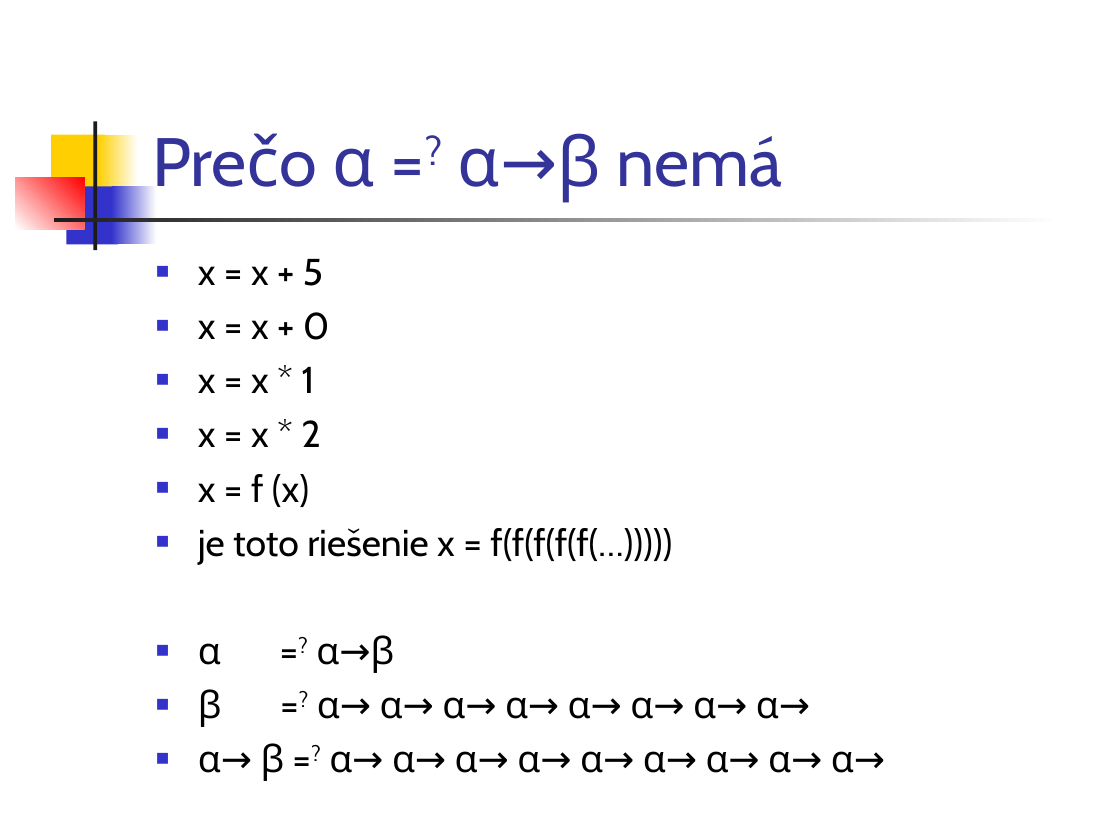
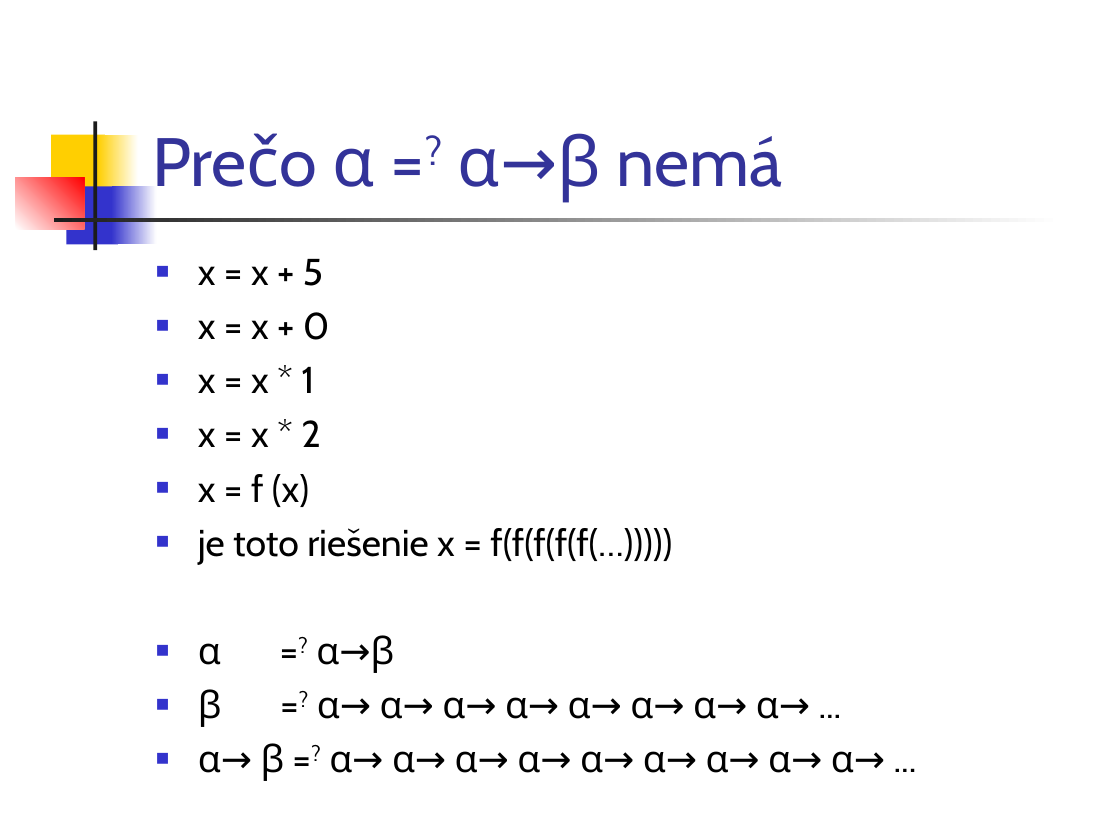
Before and after one commit to Funkcionalne/Prednasky, a slide deck: slide 7 of 08/08_fpro.ppt. Drawn at 1120x840 pixels with LibreOffice and Linux fonts; fonts in the diff are those of the drawing. Boxes give left, top, right and bottom in pixels: in the first picture for what was removed or moved away, otherwise in the second. Text is boxed around its words. In the diff, an @@ line names an element or a change of style, - is before the commit and + after.

```diff
--- a/08/08_fpro.ppt
+++ b/08/08_fpro.ppt
@@ text at <box>198,689,885,781</box>: text changed @@
-■ β =? α→ α→ α→ α→ α→ α→ α→ α→
-■ α→ β =? α→ α→ α→ α→ α→ α→ α→ α→ α→
+■ β =? α→ α→ α→ α→ α→ α→ α→ α→ ...
+■ α→ β =? α→ α→ α→ α→ α→ α→ α→ α→ α→ ...
```
Also in this commit, not shown: 6 other slides changed, 5 other files.
